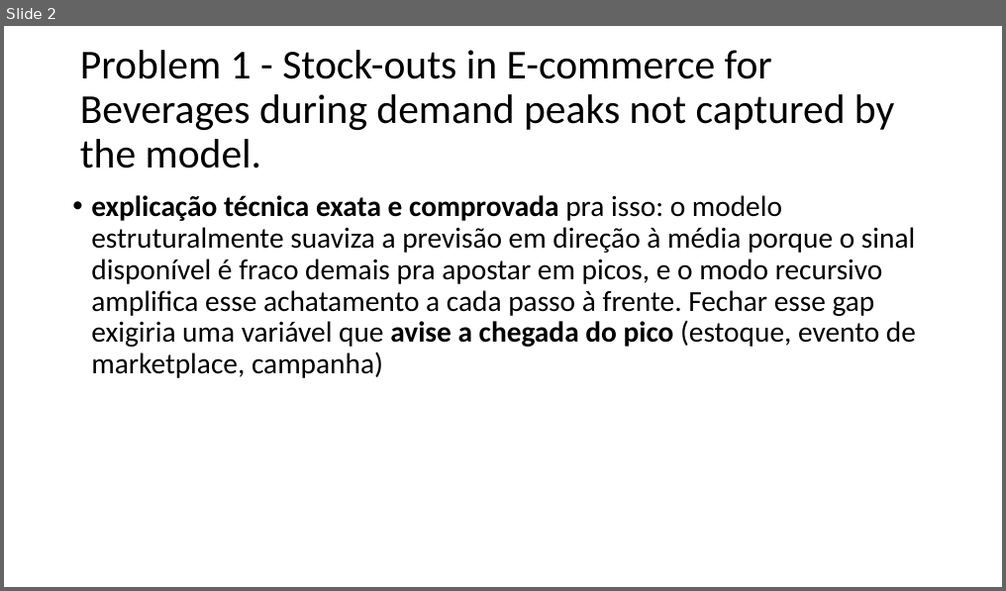
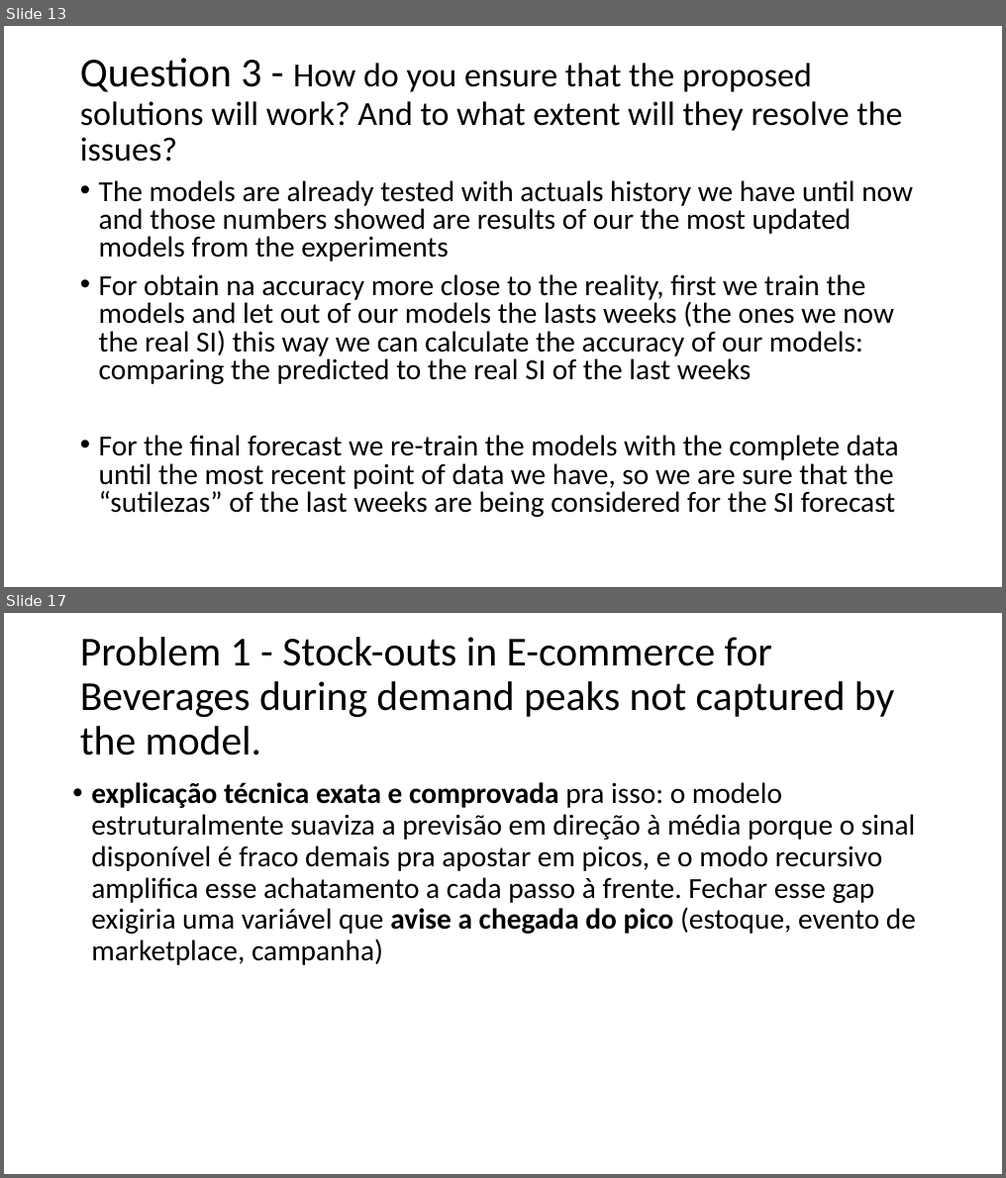
Before and after one commit to Priscila-Portela/mdlz-selec, a slide deck: Business case.pptx. Shown one above the other, each under a label of ours: slide 2 before the commit, slides 13 and 17 after it; the slides between them are not shown. The pictures are 1006x591 and 1006x1178 pixels, drawn with LibreOffice and Linux fonts; fonts in the diff are those of the drawing. Boxes give left, top, right and bottom in pixels: in the first picture for what was removed or moved away, otherwise in the second. Text is boxed around its words. In the diff, an @@ line names an element or a change of style, - is before the commit and + after.

```diff
--- a/Business case.pptx
+++ b/Business case.pptx
@@ slide 13 added at [4, 26, 1002, 587], background #FFFFFF @@
@@ title added at [80, 58, 902, 162], 32.4 pt, text #000000 @@
+Question 3 - How do you ensure that the proposed solutions will work? And to what extent will they resolve the issues?
@@ text added at [99, 180, 913, 517], 28 pt, text #000000 @@
+• The models are already tested with actuals history we have until now and those numbers showed are results of our the most updated models from the experiments
+• For obtain na accuracy more close to the reality, first we train the models and let out of our models the lasts weeks (the ones we now the real SI) this way we can calculate the accuracy of our models: comparing the predicted to the real SI of the last weeks
+• For the final forecast we re-train the models with the complete data until the most recent point of data we have, so we are sure that the “sutilezas” of the last weeks are being considered for the SI forecast
@@ what was slide 2 is now slide 17 @@
```
Also in this commit, not shown: 2 slides changed, 15 other slides added, 31 other files.
